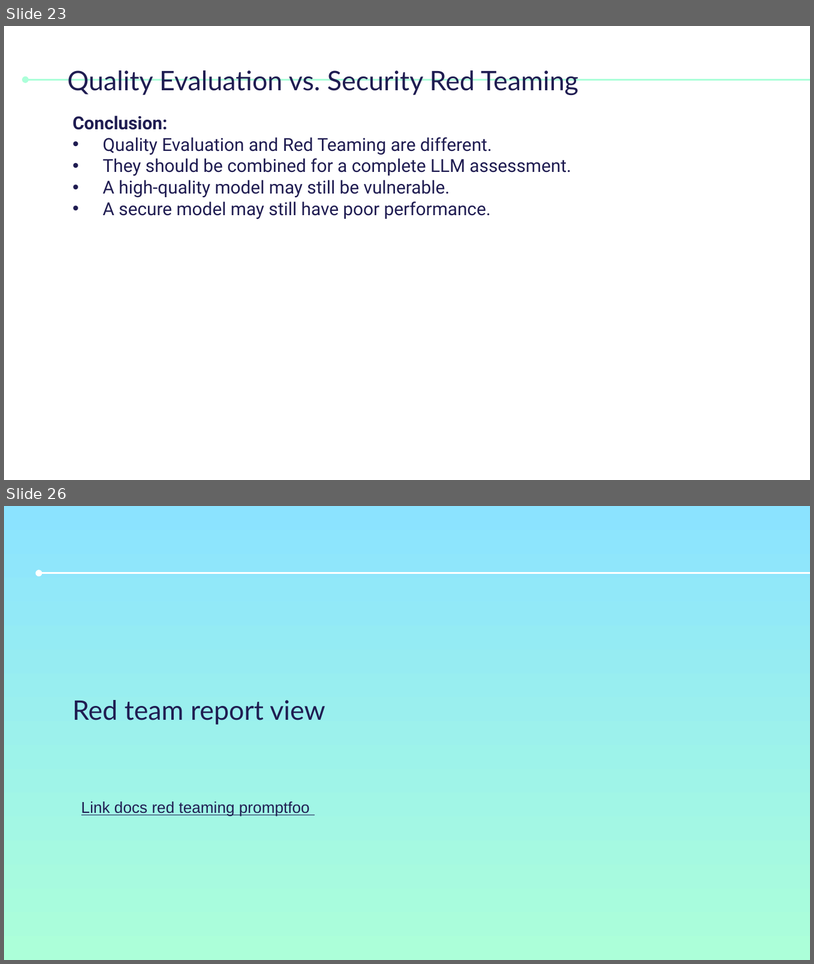
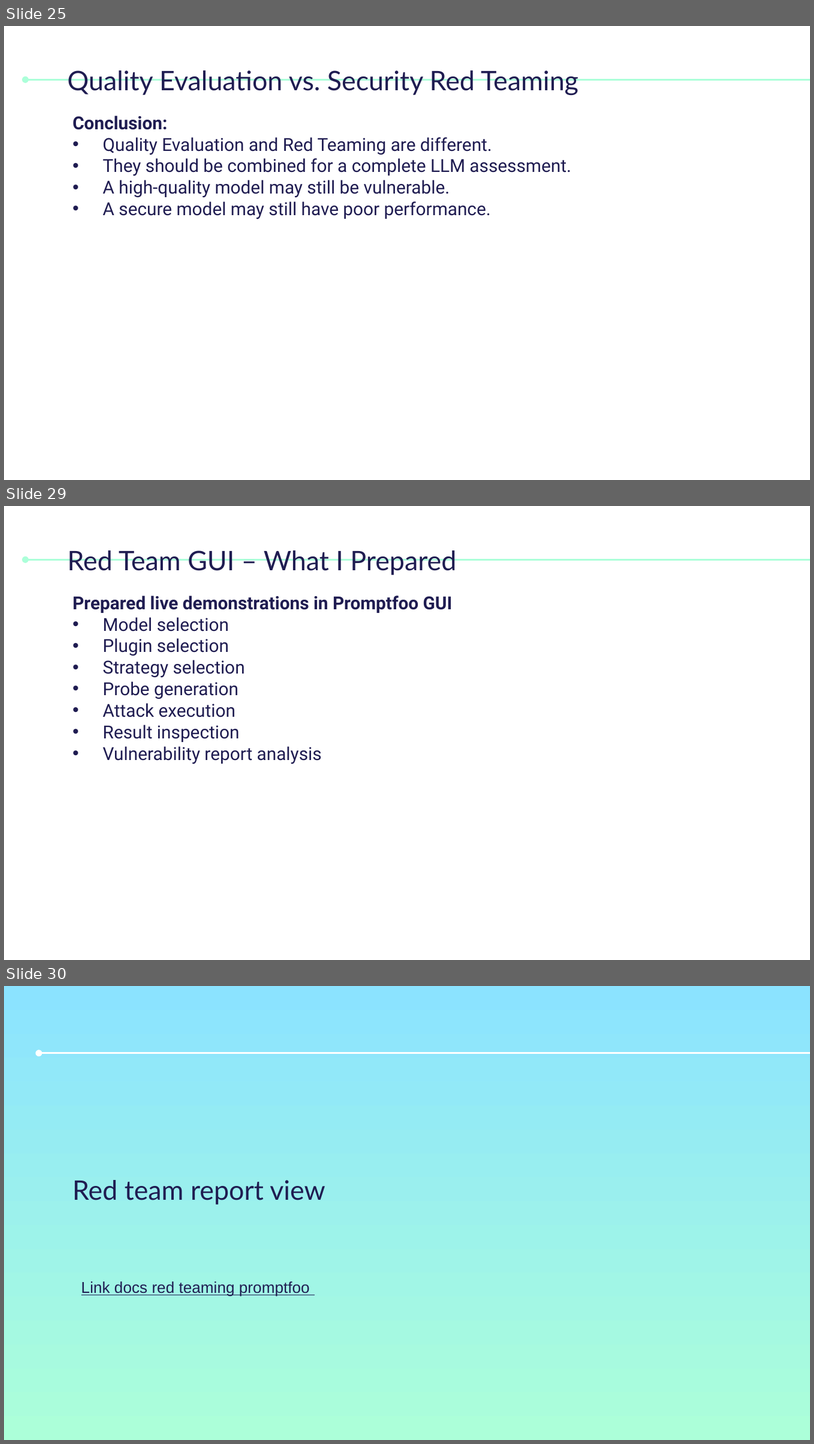
Before and after one commit to tahacheikh2003/ai-llm-red-teaming-framework, a slide deck: presentation/Ai_red_teaming_LLM Evaluation and AI Red Teaming_ semaine 4.pptx. Shown one above the other, each under a label of ours: slides 23 and 26 before the commit, slides 25, 29 and 30 after it; the slides between them are not shown. The pictures are 814x964 and 814x1444 pixels, drawn with LibreOffice and Linux fonts; fonts in the diff are those of the drawing. Boxes give left, top, right and bottom in pixels: in the first picture for what was removed or moved away, otherwise in the second. Text is boxed around its words. In the diff, an @@ line names an element or a change of style, - is before the commit and + after.

```diff
--- a/presentation/Ai_red_teaming_LLM Evaluation and AI Red Teaming_ semaine 4.pptx
+++ b/presentation/Ai_red_teaming_LLM Evaluation and AI Red Teaming_ semaine 4.pptx
@@ slide 29 added at box(4, 506, 810, 960), background #FFFFFF; not listed: 1 template element that a slide beside it also shows @@
@@ title added at box(68, 550, 456, 575), 24 pt, text #1F1C51 @@
+Red Team GUI – What I Prepared
@@ text added at box(72, 595, 453, 764), 16 pt, text #1F1C51 @@
+Prepared live demonstrations in Promptfoo GUI
+• Model selection
+• Plugin selection
+• Strategy selection
+• Probe generation
+• Attack execution
+• Result inspection
+• Vulnerability report analysis
@@ what was slide 23 is now slide 25 @@
@@ what was slide 26 is now slide 30 @@
```
Also in this commit, not shown: 4 slides changed, 21 other slides added, 3 slides removed.
